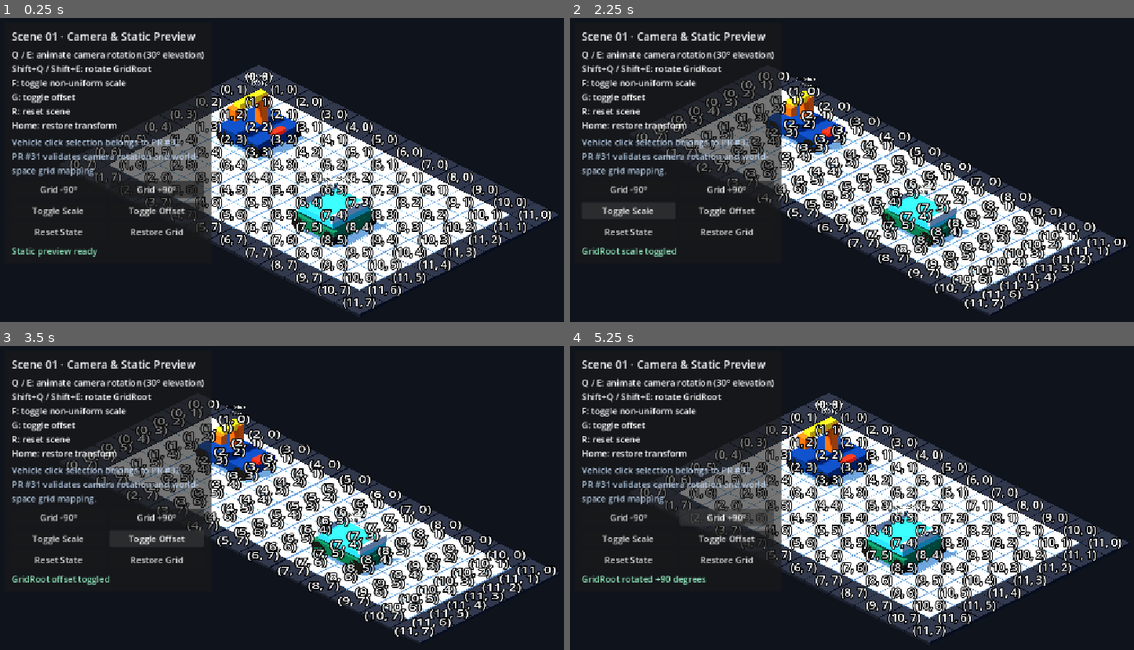
Above: before the commit, frames 1-4 (two rows, left to right).
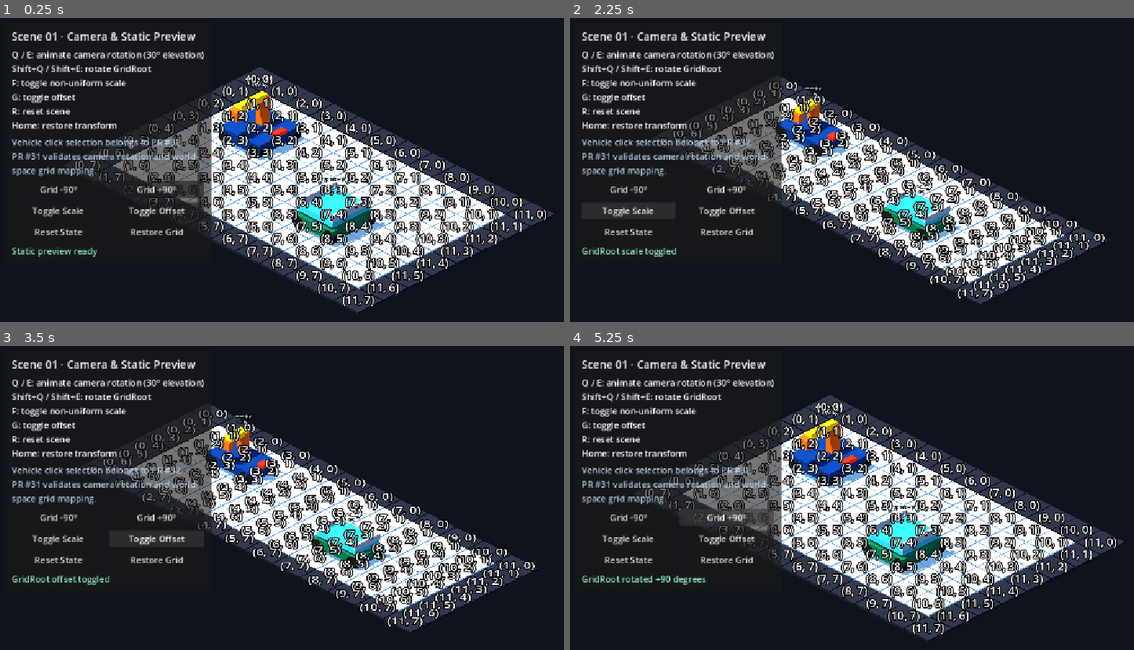
Above: after the commit, the same moments.

Repository: Ri0n72Y/automata
Game: Godot game, scene res://scenes/scene_01/scene_01_basic_packing.tscn
Same seed, same stepped clock (60 frames per second), same inputs: the game is played once before the commit and once after it.
Inputs:
- Up to frame 1 (0.25 s): no input
- Up to frame 2 (2.25 s): click "Grid -90°" at 0.5 s; click "Grid +90°" at 1.25 s; click "Toggle Scale" at 2 s
- Up to frame 3 (3.5 s): click "Toggle Offset" at 2.75 s
- Up to frame 4 (5.25 s): click "Restore Grid" at 3.5 s; click "Grid -90°" at 4.25 s; click "Grid +90°" at 5 s

The runs differ from the first frame. In frame 1, 16% of the frame differs, in the area x 12-100%, y 15-98%; in frame 2, 19%, in the area x 11-100%, y 17-98%; in frame 3, 19%; in frame 4, 16%.

Commit message:
fix(camera): coalesce rotation input and keep fixed framing

Diff:
--- a/scripts/camera/scene_01_camera_rig.gd
+++ b/scripts/camera/scene_01_camera_rig.gd
@@ -30,15 +30,21 @@
 var _world_center: Vector3 = Vector3.ZERO
 var _world_width: float = 1.0
 var _world_height: float = 1.0
+var _orbit_camera_size: float = 1.0
 var _is_configured: bool = false
 var _rendered_azimuth_degrees: float = 45.0
 var _transition_tween: Tween
+var _transition_generation: int = 0
+var _input_origin_direction: int = ViewDirection.SOUTHEAST
+var _input_target_direction: int = ViewDirection.SOUTHEAST
+var _input_rotation_sign: int = 0
 
 
 func _ready() -> void:
 	_ensure_input_actions()
 	_view_direction = initial_view_direction
 	_rendered_azimuth_degrees = _get_direction_azimuth(_view_direction)
+	_clear_input_transition()
 	if camera != null:
 		camera.current = true
 
@@ -60,11 +66,11 @@
 		):
 			return
 	_ensure_input_actions()
-	if event.is_action_pressed(ROTATE_COUNTERCLOCKWISE_ACTION):
+	if event.is_action_pressed(ROTATE_CLOCKWISE_ACTION):
+		rotate_clockwise()
+		get_viewport().set_input_as_handled()
+	elif event.is_action_pressed(ROTATE_COUNTERCLOCKWISE_ACTION):
 		rotate_counterclockwise()
-		get_viewport().set_input_as_handled()
-	elif event.is_action_pressed(ROTATE_CLOCKWISE_ACTION):
-		rotate_clockwise()
 		get_viewport().set_input_as_handled()
 
 
@@ -81,6 +87,7 @@
 	_world_width = maxf(world_width, 0.01)
 	_world_height = maxf(world_height, 0.01)
 	_kill_transition()
+	_clear_input_transition()
 	if not auto_frame_grid:
 		_is_configured = false
 		camera.current = true
@@ -93,28 +100,23 @@
 	camera.near = 0.1
 	camera.far = maxf(_calculate_orbit_distance() * 4.0, 100.0)
 	camera.current = true
+	_orbit_camera_size = _calculate_orbit_safe_size()
+	camera.size = _orbit_camera_size
 	_rendered_azimuth_degrees = _get_direction_azimuth(_view_direction)
 	_set_camera_azimuth(_rendered_azimuth_degrees)
 
 
 func set_view_direction(direction: int, animate: bool = true) -> bool:
+	_clear_input_transition()
 	return _set_view_direction(direction, animate, 0)
 
 
 func rotate_clockwise(animate: bool = true) -> void:
-	_set_view_direction(
-		(_view_direction + 1) % ViewDirection.size(),
-		animate,
-		1
-	)
+	_request_rotation(1, animate)
 
 
 func rotate_counterclockwise(animate: bool = true) -> void:
-	_set_view_direction(
-		(_view_direction - 1 + ViewDirection.size()) % ViewDirection.size(),
-		animate,
-		-1
-	)
+	_request_rotation(-1, animate)
 
 
 func get_view_direction() -> int:
@@ -133,6 +135,42 @@
 
 func is_transitioning() -> bool:
 	return _transition_tween != null and _transition_tween.is_valid()
+
+
+func _request_rotation(rotation_sign: int, animate: bool) -> void:
+	var normalized_sign := clampi(rotation_sign, -1, 1)
+	if normalized_sign == 0:
+		return
+	if not animate:
+		_clear_input_transition()
+		_set_view_direction(
+			_wrap_direction(_view_direction + normalized_sign),
+			false,
+			normalized_sign
+		)
+		return
+
+	if _input_rotation_sign == 0 or not is_transitioning():
+		_input_origin_direction = _view_direction
+		_input_rotation_sign = normalized_sign
+		_input_target_direction = _wrap_direction(
+			_input_origin_direction + _input_rotation_sign
+		)
+		_set_view_direction(
+			_input_target_direction,
+			true,
+			_input_rotation_sign
+		)
+		return
+
+	var desired_direction := (
+		_input_target_direction
+		if normalized_sign == _input_rotation_sign
+		else _input_origin_direction
+	)
+	if desired_direction == _view_direction:
+		return
+	_set_view_direction(desired_direction, true, normalized_sign)
 
 
 func _set_view_direction(
@@ -154,6 +192,8 @@
 	view_direction_changed.emit(_view_direction)
 	if transition_started:
 		view_transition_started.emit(previous_direction, _view_direction)
+	elif not animate:
+		_clear_input_transition()
 	return true
 
 
@@ -163,8 +203,8 @@
 
 
 func _ensure_input_actions() -> void:
-	_ensure_key_action(ROTATE_COUNTERCLOCKWISE_ACTION, KEY_Q)
-	_ensure_key_action(ROTATE_CLOCKWISE_ACTION, KEY_E)
+	_ensure_key_action(ROTATE_CLOCKWISE_ACTION, KEY_Q)
+	_ensure_key_action(ROTATE_COUNTERCLOCKWISE_ACTION, KEY_E)
 
 
 func _ensure_key_action(action: StringName, keycode: Key) -> void:
@@ -199,6 +239,8 @@
 		return false
 
 	var effective_duration := rotation_duration * angular_distance / QUARTER_TURN_DEGREES
+	_transition_generation += 1
+	var generation := _transition_generation
 	_transition_tween = create_tween()
 	_transition_tween.set_trans(Tween.TRANS_SINE)
 	_transition_tween.set_ease(Tween.EASE_IN_OUT)
@@ -209,7 +251,7 @@
 		effective_duration
 	)
 	_transition_tween.finished.connect(
-		_on_transition_finished.bind(_view_direction, canonical_target)
+		_on_transition_finished.bind(_view_direction, canonical_target, generation)
 	)
 	return true
 
@@ -244,17 +286,31 @@
 	return maxf(diagonal * distance_multiplier, minimum_distance)
 
 
+func _calculate_orbit_safe_size() -> float:
+	var half_diagonal := sqrt(
+		_world_width * _world_width + _world_height * _world_height
+	) * 0.5
+	var elevation_radians := deg_to_rad(clampf(elevation_degrees, 10.0, 80.0))
+	var half_projected_height := half_diagonal * sin(elevation_radians)
+	var half_projected_width := half_diagonal
+	var viewport_size := camera.get_viewport().get_visible_rect().size
+	var viewport_aspect := 1.0
+	if viewport_size.y > 0.0:
+		viewport_aspect = maxf(viewport_size.x / viewport_size.y, 0.01)
+	var required_height := maxf(
+		half_projected_height * 2.0,
+		half_projected_width * 2.0 / viewport_aspect
+	)
+	return maxf(required_height * framing_margin, 1.0)
+
+
 func _set_camera_azimuth(azimuth_degrees: float) -> void:
 	if camera == null:
 		return
 	_rendered_azimuth_degrees = azimuth_degrees
 	camera.position = _calculate_camera_position(azimuth_degrees)
 	camera.look_at(_world_center, Vector3.UP)
-	camera.size = _calculate_required_size(
-		_world_center,
-		_world_width,
-		_world_height
-	)
+	camera.size = _orbit_camera_size
 
 
 func _calculate_camera_position(azimuth_degrees: float) -> Vector3:
@@ -272,20 +328,35 @@
 
 func _on_transition_finished(
 	target_direction: int,
-	canonical_target: float
+	canonical_target: float,
+	generation: int
 ) -> void:
+	if generation != _transition_generation:
+		return
 	_transition_tween = null
 	_rendered_azimuth_degrees = canonical_target
 	_set_camera_azimuth(_rendered_azimuth_degrees)
+	_clear_input_transition()
 	view_transition_finished.emit(target_direction)
 
 
 func _kill_transition() -> void:
+	_transition_generation += 1
 	if _transition_tween == null:
 		return
 	if _transition_tween.is_valid():
 		_transition_tween.kill()
 	_transition_tween = null
+
+
+func _clear_input_transition() -> void:
+	_input_origin_direction = _view_direction
+	_input_target_direction = _view_direction
+	_input_rotation_sign = 0
+
+
+func _wrap_direction(direction: int) -> int:
+	return posmod(direction, ViewDirection.size())
 
 
 func _get_direction_azimuth(direction: int) -> float:
@@ -299,36 +370,3 @@
 		ViewDirection.NORTHEAST:
 			return 315.0
 	return 45.0
-
-
-func _calculate_required_size(
-	world_center: Vector3,
-	world_width: float,
-	world_height: float
-) -> float:
-	var half_width := maxf(world_width, 0.01) * 0.5
-	var half_height := maxf(world_height, 0.01) * 0.5
-	var corners: Array[Vector3] = [
-		world_center + Vector3(-half_width, 0.0, -half_height),
-		world_center + Vector3(half_width, 0.0, -half_height),
-		world_center + Vector3(-half_width, 0.0, half_height),
-		world_center + Vector3(half_width, 0.0, half_height),
-	]
-
-	var half_projected_width: float = 0.0
-	var half_projected_height: float = 0.0
-	for corner in corners:
-		var camera_local_corner: Vector3 = camera.to_local(corner)
-		half_projected_width = maxf(half_projected_width, absf(camera_local_corner.x))
-		half_projected_height = maxf(half_projected_height, absf(camera_local_corner.y))
-
-	var viewport_size := camera.get_viewport().get_visible_rect().size
-	var viewport_aspect := 1.0
-	if viewport_size.y > 0.0:
-		viewport_aspect = maxf(viewport_size.x / viewport_size.y, 0.01)
-
-	var required_height := maxf(
-		half_projected_height * 2.0,
-		half_projected_width * 2.0 / viewport_aspect
-	)
-	return maxf(required_height * framing_margin, 1.0)
